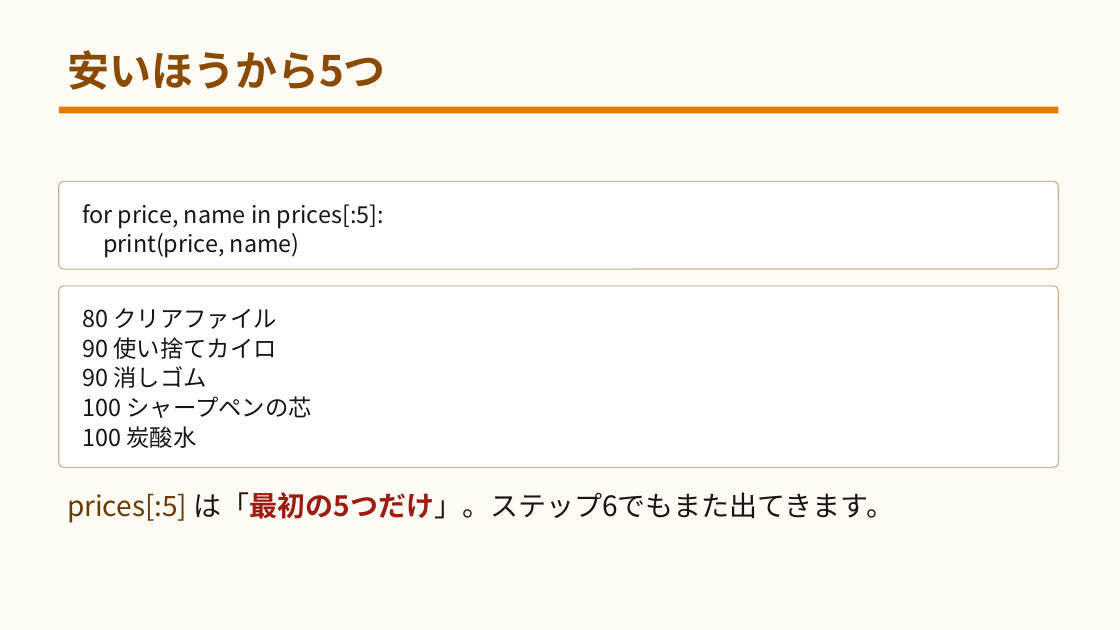
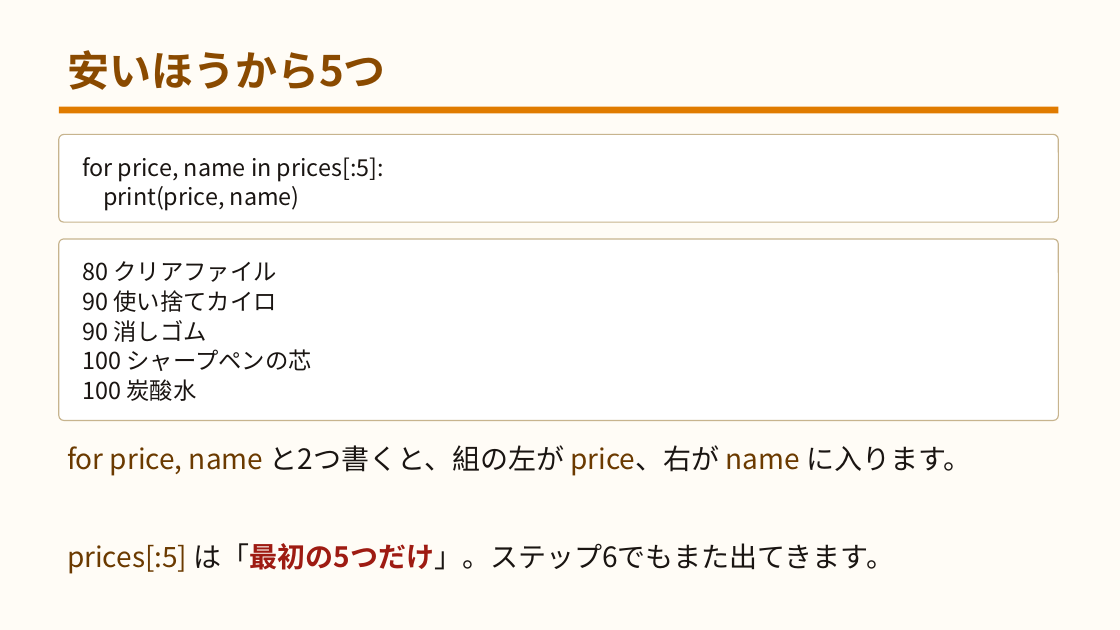
Before and after one commit to yuracode/isshop, a slide deck: slide 38 of docs/slides.pptx. Drawn at 1120x630 pixels with LibreOffice and Linux fonts; fonts in the diff are those of the drawing. Boxes give left, top, right and bottom in pixels: in the first picture for what was removed or moved away, otherwise in the second. Text is boxed around its words. In the diff, an @@ line names an element or a change of style, - is before the commit and + after.

```diff
--- a/docs/slides.pptx
+++ b/docs/slides.pptx
@@ 2 texts, 2 rounded rectangles moved together from (x1=59, y1=181, x2=1059, y2=467) to (x1=59, y1=134, x2=1059, y2=420) @@
@@ text added at (x1=67, y1=445, x2=971, y2=476), 24 pt, text #6B3A00 @@
+for price, name と2つ書くと、組の左が price、右が name に入ります。
@@ text "prices[:5] は「最初の5つだけ」。ステップ6でもまた出てきます。" moved from (x1=67, y1=492, x2=894, y2=523) to (x1=67, y1=543, x2=894, y2=574) @@
```
Also in this commit, not shown: 2 other slides changed, 3 other files.
